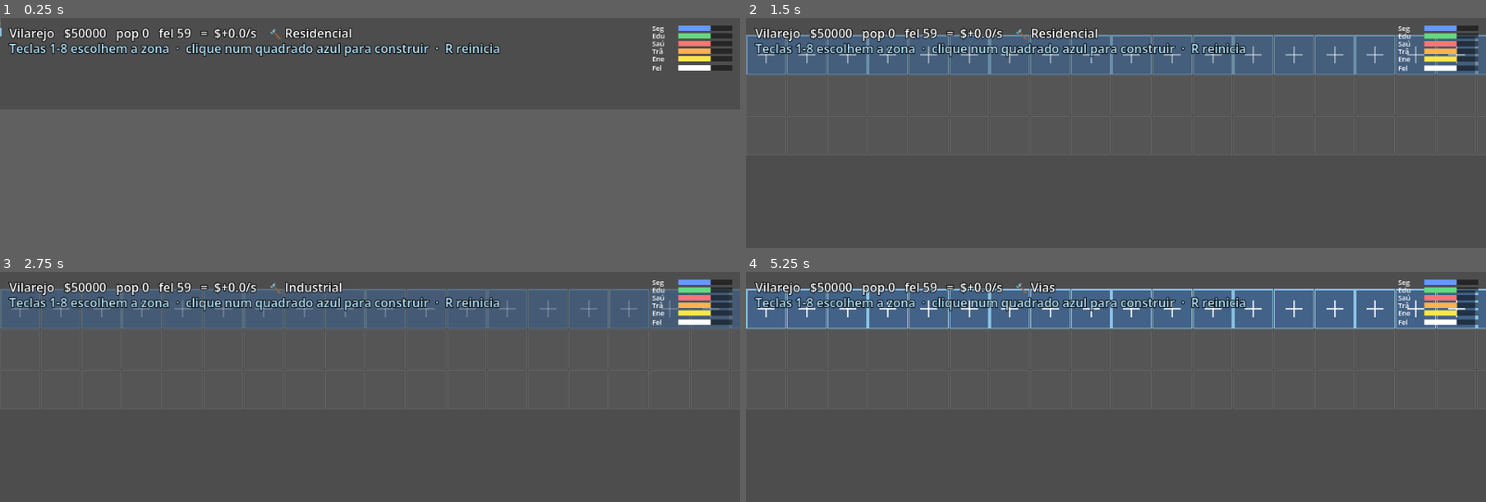
Above: before the commit, frames 1-4 (two rows, left to right).
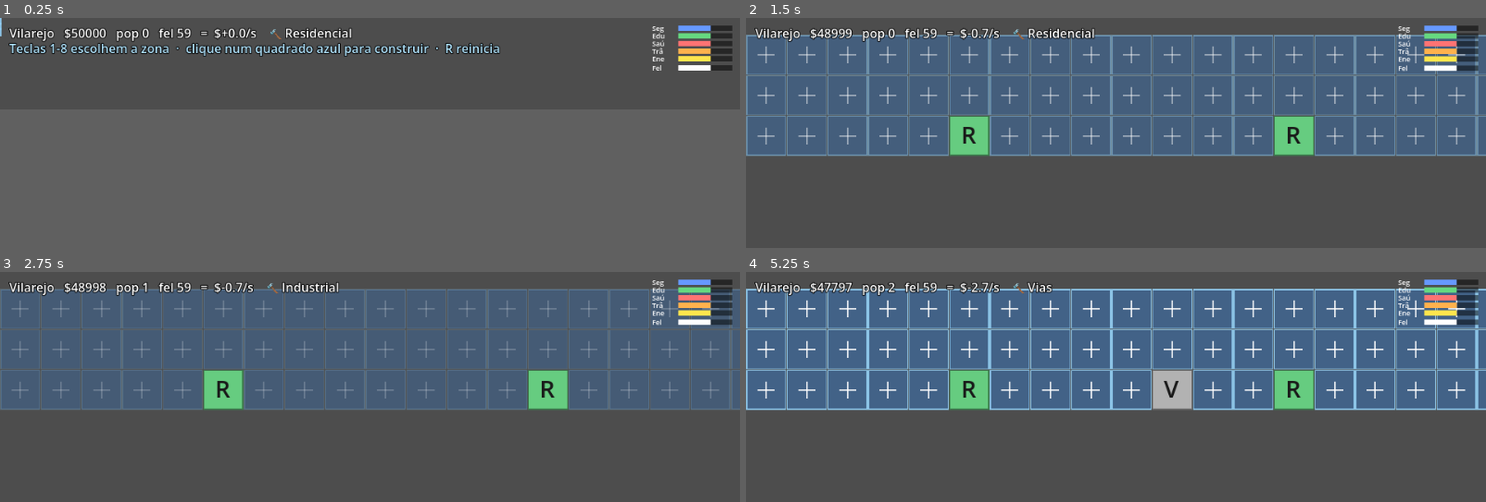
Above: after the commit, the same moments.

Repository: andrewsmedina/yourcity
Game: Godot game, scene res://scenes/main.tscn
Same seed, same stepped clock (60 frames per second), same inputs: the game is played once before the commit and once after it.
Inputs (mouse positions are in pixels of both pictures, inside the frame that each line leads up to):
- Up to frame 1 (0.25 s): no input
- Up to frame 2 (1.5 s): tap Enter at 0.5 s; move the mouse to (1278, 59) at 0.52 s; tap 1 at 0.6 s; click (1278, 59) at 0.67 s; tap Space at 0.77, 1.25 s; drag from (968, 68) to (1079, 82) at 1.27 s
- Up to frame 3 (2.75 s): move the mouse to (444, 297) at 2.02 s; tap 3 at 2.1 s; click (444, 297) at 2.17 s
- Up to frame 4 (5.25 s): drag from (1079, 336) to (894, 304) at 2.77 s; move the mouse to (1338, 331) at 3.52 s; tap 5 at 3.6 s; click (1338, 331) at 3.67 s; tap Space at 3.77 s; drag from (894, 304) to (1005, 295) at 4.27 s; tap Enter at 5 s; move the mouse to (1153, 318) at 5.02 s; tap 7 at 5.1 s; click (1153, 318) at 5.17 s

The runs differ from the first frame. In frame 1, less than 0.1% of the frame differs, in the area x 0-1%, y 0-5%; in frame 2, 37%; in frame 3, 36%; in frame 4, 38%, in the area x 0-100%, y 4-61%.

Commit message:
Fix click→lot mapping; unlock the whole grid
Clicks built the wrong lot because event.position didn't match the draw
space on macOS. Handle clicks in BuildOverlay using get_local_mouse_position
(same space as _draw), so column+row map correctly. Unlock all 90 lots from
the start so every row shows a "+".

Co-Authored-By: Claude Opus 4.8 (1M context) <noreply@anthropic.com>

Diff:
--- a/scripts/build_overlay.gd
+++ b/scripts/build_overlay.gd
@@ -31,6 +31,25 @@
 func _process(delta: float) -> void:
 	_t += delta
 	queue_redraw()
+
+func _input(event: InputEvent) -> void:
+	if not (event is InputEventMouseButton and event.pressed
+			and event.button_index == MOUSE_BUTTON_LEFT):
+		return
+	if not City.sim.active_crises().is_empty():
+		return  # leave clicks for the crisis flow while one is active
+	# Use local mouse position so clicks map to the same space we draw in,
+	# regardless of window scaling on macOS.
+	var p := get_local_mouse_position()
+	var tile := tile_size()
+	var col := int(p.x / tile)
+	var row := int((p.y - GRID_TOP) / tile)
+	if col < 0 or col >= CitySim.GRID_COLS or row < 0 or row >= CitySim.GRID_ROWS:
+		return
+	var slot := row * CitySim.GRID_COLS + col
+	if slot >= City.sim.slots.size() or City.sim.slots[slot] != null:
+		return
+	City.build(City.selected_zone, slot)
 
 ## Square tile size that fits GRID_ROWS rows below the HUD line.
 func tile_size() -> float:
--- a/scripts/main.gd
+++ b/scripts/main.gd
@@ -7,8 +7,6 @@
 ##   Enter/Space — toggle the expanded window height (#8)
 ##   C           — force a Crime crisis (debug)
 ##   R           — reset to a fresh city (debug / recovery)
-
-const _GRID_TOP := 22.0  # must match BuildOverlay.GRID_TOP
 
 const _ZONE_KEYS := {
 	KEY_1: CitySim.Zone.RESIDENTIAL,
@@ -25,23 +23,8 @@
 	print("TaskbarCity booted — Godot ", Engine.get_version_info().string)
 
 func _input(event: InputEvent) -> void:
-	if event is InputEventMouseButton and event.pressed and event.button_index == MOUSE_BUTTON_LEFT:
-		_build_at(event.position)
-	elif event is InputEventKey and event.pressed:
+	if event is InputEventKey and event.pressed:
 		_handle_key(event.keycode)
-
-func _build_at(pos: Vector2) -> void:
-	if not City.sim.active_crises().is_empty():
-		return  # leave clicks for the crisis flow while one is active
-	var tile := (get_viewport_rect().size.y - _GRID_TOP) / CitySim.GRID_ROWS
-	var col := int(pos.x / tile)
-	var row := int((pos.y - _GRID_TOP) / tile)
-	if col < 0 or col >= CitySim.GRID_COLS or row < 0 or row >= CitySim.GRID_ROWS:
-		return
-	var slot := row * CitySim.GRID_COLS + col
-	if slot >= City.sim.slots.size() or City.sim.slots[slot] != null:
-		return
-	City.build(City.selected_zone, slot)
 
 func _handle_key(keycode: int) -> void:
 	if _ZONE_KEYS.has(keycode):
--- a/scripts/sim/city_sim.gd
+++ b/scripts/sim/city_sim.gd
@@ -90,7 +90,7 @@
 const GRID_COLS := 30
 const GRID_ROWS := 3
 const MAX_SLOTS := GRID_COLS * GRID_ROWS  # 90
-const BASE_SLOTS := 30
+const BASE_SLOTS := MAX_SLOTS  # whole grid buildable from the start
 const POP_PER_SLOT := 50.0
 
 # Which phase unlocks each zone (#39). Basics from the start; the rest as the
--- a/tests/run_tests.gd
+++ b/tests/run_tests.gd
@@ -15,7 +15,7 @@
 	_test_residential_zone_grows_population()
 	_test_upkeep_charged_monthly()
 	_test_net_drives_money()
-	_test_slots_unlock_with_population()
+	_test_grid_starts_full()
 	_test_indicators_start_at_default()
 	_test_happiness_is_average_of_indicators()
 	_test_indicators_decay_passively()
@@ -95,12 +95,10 @@
 	_expect("money moves by net per second",
 		is_equal_approx(c.money, start + c.net_per_sec()))
 
-func _test_slots_unlock_with_population() -> void:
-	var c := CitySim.new(10000.0)
-	var before := c.slots.size()
-	c.population = CitySim.POP_PER_SLOT  # one milestone worth of residents
+func _test_grid_starts_full() -> void:
+	var c := CitySim.new(10000.0)
 	c.advance(0.0)  # triggers slot sync
-	_expect("a slot unlocks per population milestone", c.slots.size() == before + 1)
+	_expect("the whole grid is buildable from the start", c.slots.size() == CitySim.MAX_SLOTS)
 
 func _test_indicators_start_at_default() -> void:
 	var c := CitySim.new()
